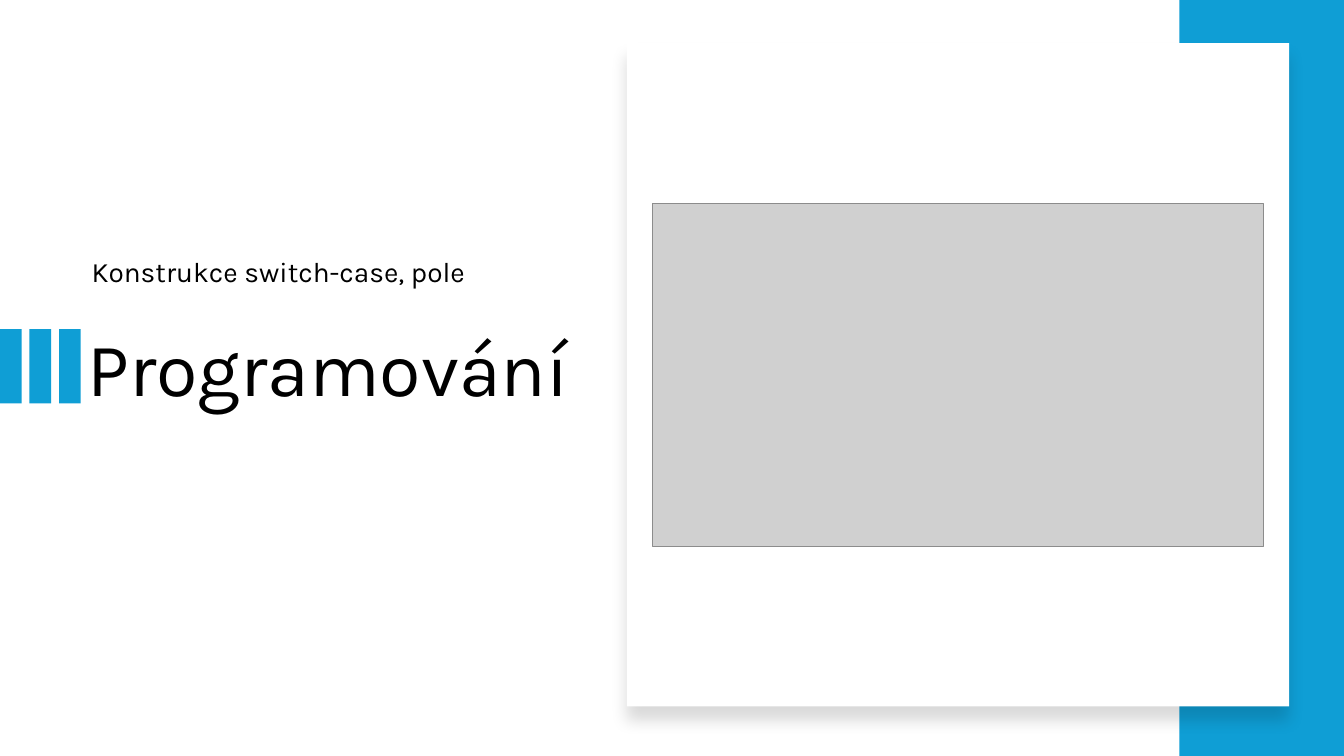
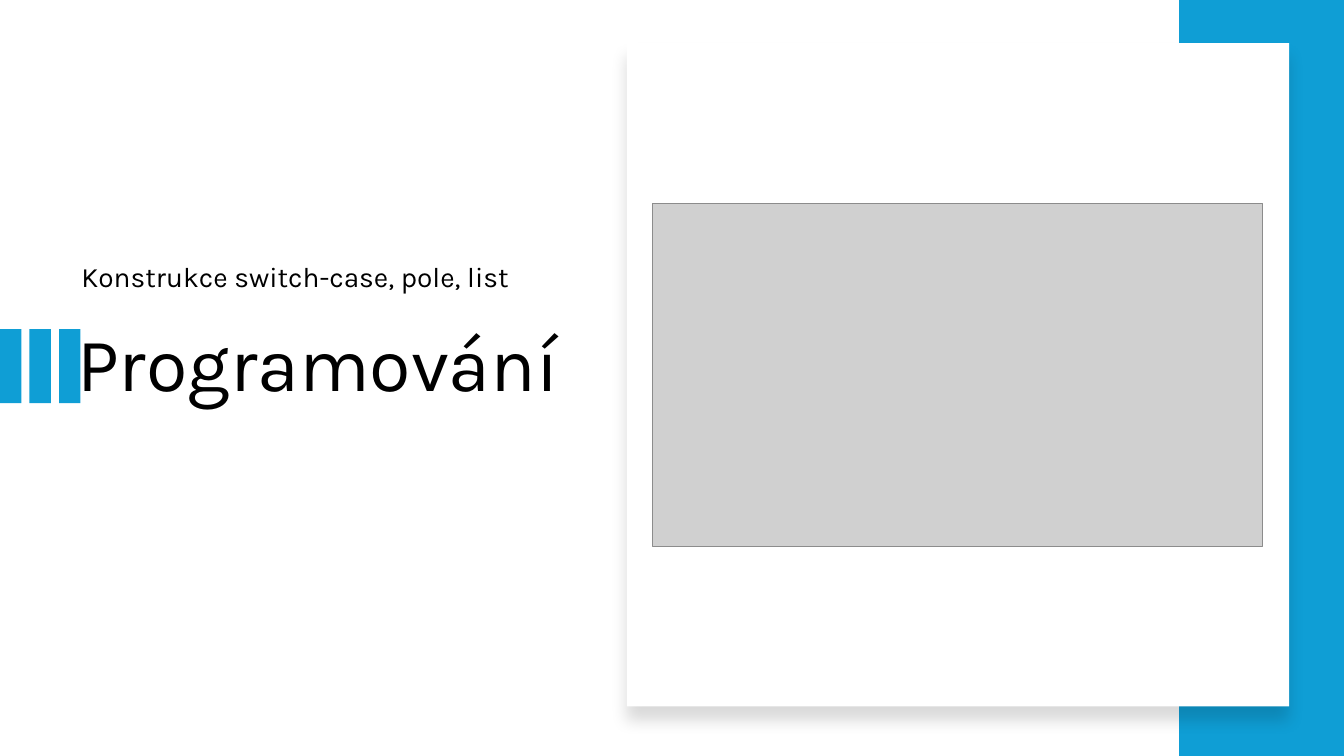
Before and after one commit to dawissl/hradebni, a slide deck: slide 1 of Prezentace/1. ročník/PGM_07_pole_switch_case.pptx. Drawn at 1344x756 pixels with LibreOffice and Linux fonts; fonts in the diff are those of the drawing; grey boxes stand for pictures. Boxes give left, top, right and bottom in pixels: in the first picture for what was removed or moved away, otherwise in the second. Text is boxed around its words. In the diff, an @@ line names an element or a change of style, - is before the commit and + after.

```diff
--- a/Prezentace/1. ročník/PGM_07_pole_switch_case.pptx
+++ b/Prezentace/1. ročník/PGM_07_pole_switch_case.pptx
@@ subtitle at (x1=81, y1=267, x2=508, y2=294): text changed @@
-Konstrukce switch-case, pole
+Konstrukce switch-case, pole, list
@@ title "Programování" rewrapped from (x1=87, y1=338, x2=568, y2=415) to (x1=77, y1=329, x2=558, y2=410) @@
```
Also in this commit, not shown: 6 slides added, 7 other files.
